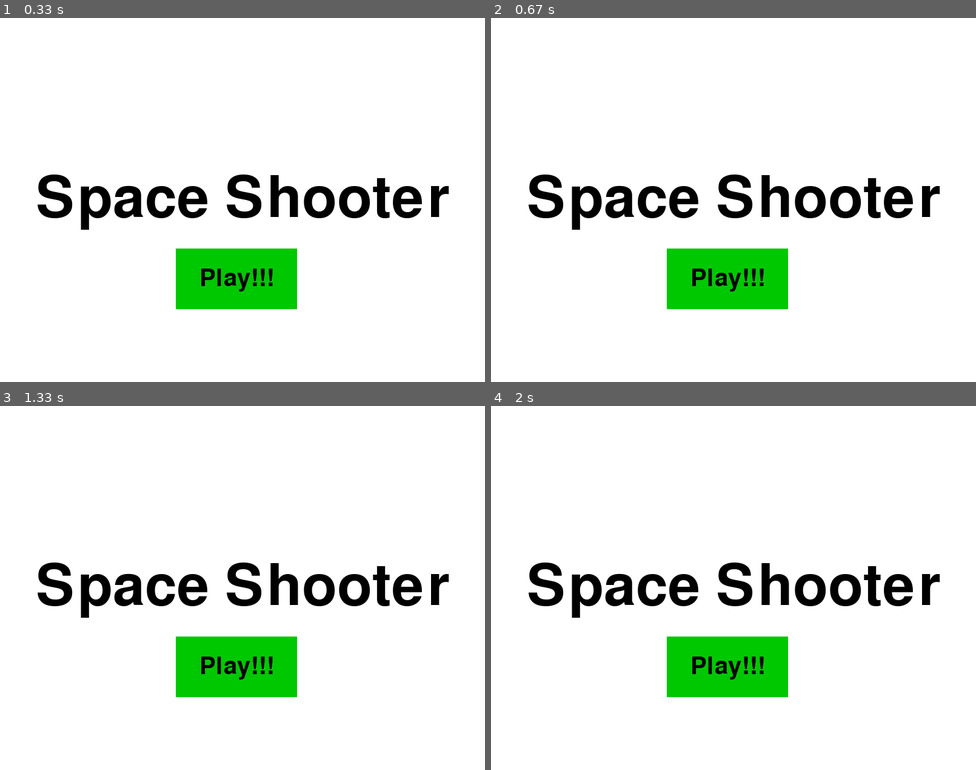
Above: before the commit, frames 1-4 (two rows, left to right).
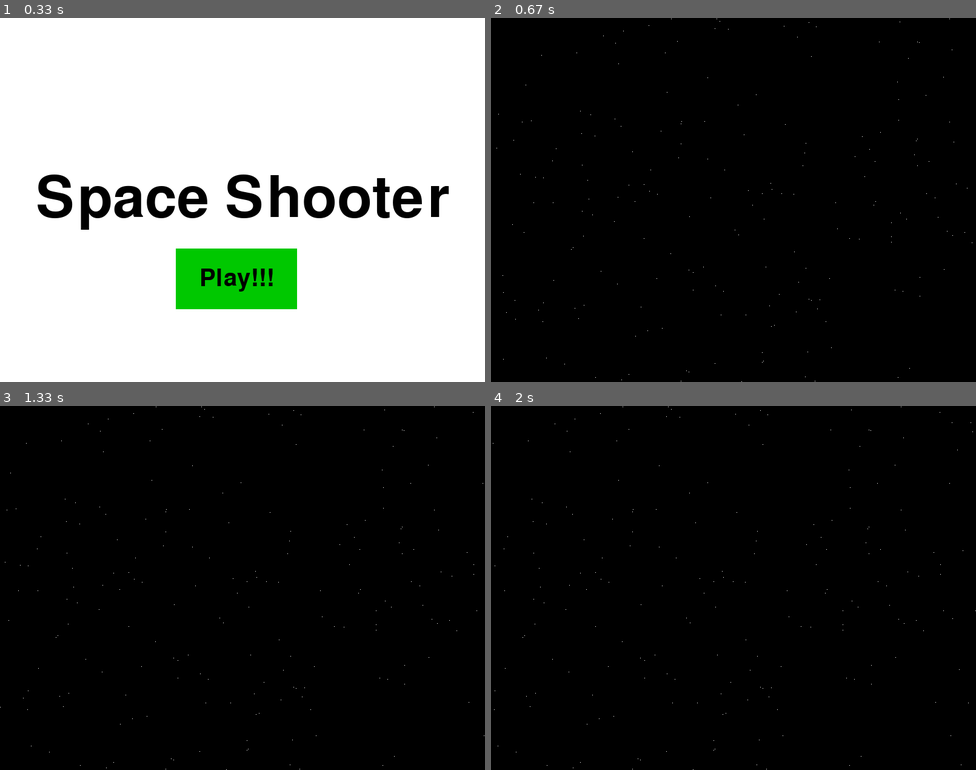
Above: after the commit, the same moments.

Repository: Rmdru/HR-pygame
Game: pygame game, started from main.py
Two runs of this game, one before a commit and one after it. Both use one fixed random seed, a clock stepped at 60 frames per second and the inputs below.
Inputs (mouse positions are in pixels of both pictures, inside the frame that each line leads up to):
- Up to frame 1 (0.33 s): no input
- Up to frame 2 (0.67 s): press the mouse at (728, 280) at 0.37 s; move the mouse to (718, 189) at 0.47 s; release the mouse at (714, 101) at 0.6 s
- Up to frame 3 (1.33 s): no input
- Up to frame 4 (2 s): no input

Frame 1 is identical in both runs. In frame 2, 96% of the frame differs, in the area x 0-100%, y 0-100%; in frame 3, 96%; in frame 4, 96%.

Commit message:
merge: anant stars bg merged

Diff:
--- a/main.py
+++ b/main.py
@@ -43,12 +43,46 @@
     text_display = lettertype_font.render(text, True, BLACK)
     return text_display, text_display.get_rect()
 
+def game_loop():
+    # create background
+    background = pygame.Surface(canvas.get_size())
+    background = background.convert()
+
+    # The number/amount of stars on the (background) screen
+    STARS_AMOUNT = 200
+
+    # create N stars randomly on the background
+    stars = [[random.randint(0, SCREEN_WIDTH), random.randint(0, SCREEN_HEIGHT)]
+            for x in range(STARS_AMOUNT)]
+
+    while True:
+        for event in pygame.event.get():
+            if event.type == pygame.QUIT:
+                pygame.quit()
+                quit()
+
+        background.fill((0, 0, 0))
+        for star in stars:
+            pygame.draw.line(background,
+                             (255, 255, 255), (star[0], star[1]), (star[0], star[1]))
+            star[0] = star[0] - 1
+            if star[0] < 0:
+                star[0] = SCREEN_WIDTH
+                star[1] = random.randint(0, SCREEN_HEIGHT)
+        canvas.blit(background, (0, 0))
+
+        pygame.display.update()
+        clock.tick(GAME_SPEED)
+
 def startbutton(message, x, y, width, height, inactivecolour, activecolour, action=None):
     mouse = pygame.mouse.get_pos()
     mouse_click = pygame.mouse.get_pressed()
 
     if x + width > mouse[0] > x and y + height > mouse[1] > y:
         pygame.draw.rect(canvas, activecolour, (x, y, width, height))
+        if mouse_click[0] == 1 and action != None:
+            if action == "play":
+                game_loop()
     else:
         pygame.draw.rect(canvas, inactivecolour, (x, y, width, height))
 
@@ -64,7 +98,7 @@
     TextRect.center = ((SCREEN_WIDTH / 2), (SCREEN_HEIGHT / 2))
     canvas.blit(text_appearance_outsidelook, TextRect)
 
-    startbutton("Play!!!", 290, 380, 200, 100, DARK_GREEN, LIGHT_GREEN)
+    startbutton("Play!!!", 290, 380, 200, 100, DARK_GREEN, LIGHT_GREEN, "play")
 
     pygame.display.update()
     clock.tick(GAME_SPEED)
